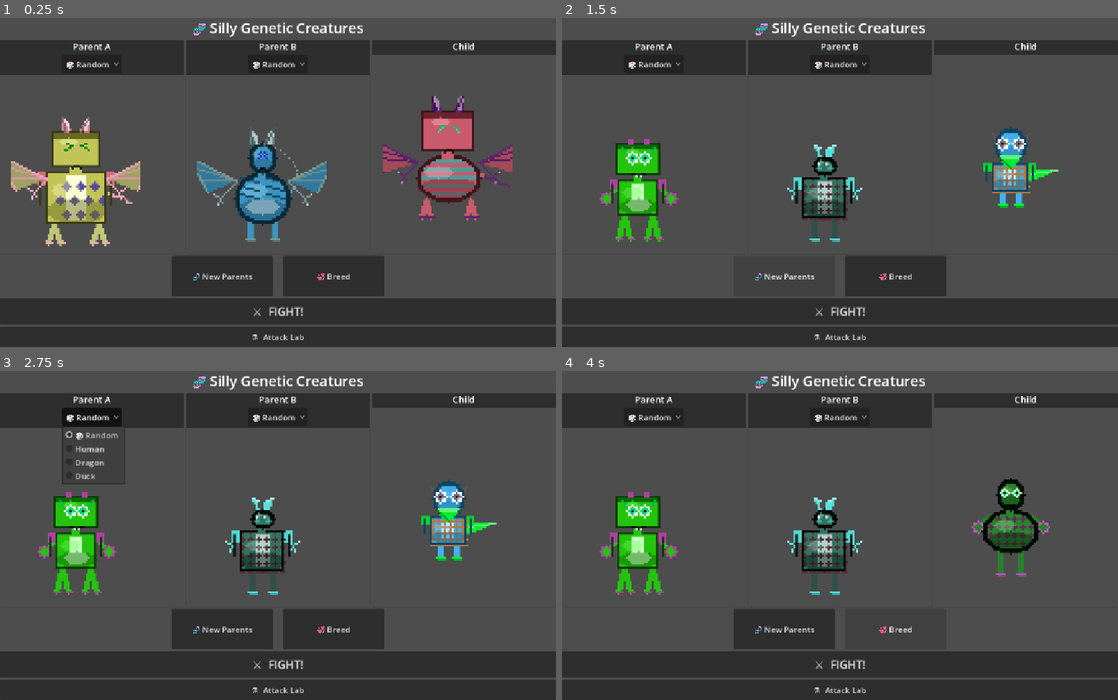
Above: before the commit, frames 1-4 (two rows, left to right).
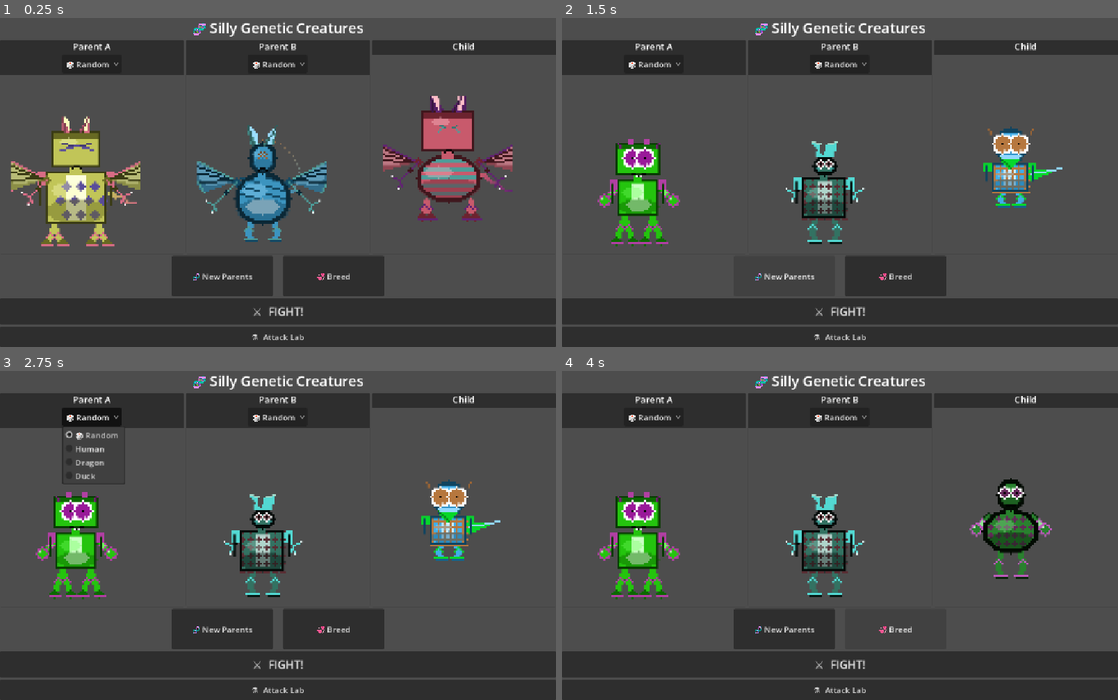
Above: after the commit, the same moments.

Repository: briday1/freak-game
Game: Godot game, scene res://scenes/main.tscn
Same seed, same stepped clock (60 frames per second), same inputs: the game is played once before the commit and once after it.
Inputs:
- Up to frame 1 (0.25 s): no input
- Up to frame 2 (1.5 s): click "🧬 New Parents" at 0.5 s; click "🧬 New Parents" at 1.25 s
- Up to frame 3 (2.75 s): click "🎲 Random" at 2 s
- Up to frame 4 (4 s): click "🎲 Random" at 2.75 s; click "💞 Breed" at 3.5 s

The runs differ from the first frame. In frame 1, 3.4% of the frame differs, in the area x 1-93%, y 23-70%; in frame 2, 1.8%; in frame 3, 1.8%; in frame 4, 1.6%.

Commit message:
Vivid colors and bigger shapes: all traits use PC.palette(), joint spheres, expanded size ranges

Diff:
--- a/scripts/traits/arms_trait.gd
+++ b/scripts/traits/arms_trait.gd
@@ -15,32 +15,35 @@
 	var bh: int  = bsz.y
 	var cx: int  = 32
 	var cy: int  = 40
-	var al_px: int = int(remap(genome["arm_length"] as float, 20.0, 70.0, 4.0, 12.0))
+	var al_px: int = int(remap(genome["arm_length"] as float, 20.0, 70.0, 4.0, 16.0))
 	var arm_y: int = cy - bh + bh / 3
-	var col: Color    = genome["body_color"]
-	var accent: Color = genome["accent_color"]
-	var claws: bool   = genome.get("has_claws", false)
+	var pal := PC.palette(genome)
+	var claws: bool = genome.get("has_claws", false)
 
 	for side: int in [-1, 1]:
-		var ax: int = cx + side * bw
-		var ex: int = ax + side * al_px
-		var ey: int = arm_y + al_px
+		var ax: int    = cx + side * bw
+		var ex: int    = ax + side * al_px
+		var ey: int    = arm_y + al_px
+		var mid_x: int = ax + side * al_px / 2
+		var mid_y: int = arm_y + al_px / 2
 
 		if claws:
-			# CLAW ARM: thin line + 3-prong claw tips
-			PC.line(img, ax, arm_y, ex, ey, accent)
-			# Forward prong
-			PC.line(img, ex, ey, ex + side * 3, ey - 2, accent)
-			# Middle prong (straight down)
-			PC.line(img, ex, ey, ex + side,     ey + 3, accent)
-			# Back prong
-			PC.line(img, ex, ey, ex - side,     ey + 2, accent)
-			# Lightened claw tips
-			PC.blend(img, ex + side * 3, ey - 2, accent.lightened(0.5))
-			PC.blend(img, ex + side,     ey + 3, accent.lightened(0.5))
+			# CLAW ARM: thin line + shoulder dot + 3-prong claw tips
+			PC.fill_circle(img, ax, arm_y, 2, pal["shadow"])
+			PC.line(img, ax, arm_y, ex, ey, pal["accent"])
+			PC.fill_circle(img, mid_x, mid_y, 1, pal["outline"])
+			PC.line(img, ex, ey, ex + side * 4, ey - 2, pal["accent"])
+			PC.line(img, ex, ey, ex + side,     ey + 4, pal["accent"])
+			PC.line(img, ex, ey, ex - side,     ey + 3, pal["accent"])
+			PC.blend(img, ex + side * 4, ey - 2, pal["shine"])
+			PC.blend(img, ex + side,     ey + 4, pal["shine"])
 		else:
-			# ROUNDED ARM: thick line + blob hand
-			PC.line(img, ax, arm_y, ex, ey, col, 1)
-			# Blob hand: outer circle in accent, inner in body color
-			PC.fill_circle(img, ex, ey, 3, accent)
-			PC.fill_circle(img, ex, ey, 2, col)
+			# ROUNDED ARM: thick line + shoulder + elbow joint + blob hand
+			PC.fill_circle(img, ax, arm_y, 2, pal["shadow"])
+			PC.line(img, ax, arm_y, ex, ey, pal["body"], 1)
+			PC.fill_circle(img, mid_x, mid_y, 2, pal["accent"])
+			PC.fill_circle(img, mid_x, mid_y, 1, pal["highlight"])
+			PC.fill_circle(img, ex, ey, 3, pal["accent"])
+			PC.fill_circle(img, ex, ey, 2, pal["body"])
+			var sh: Color = pal["shine"]; sh.a = 0.7
+			PC.blend(img, ex - 1, ey - 1, sh)
--- a/scripts/traits/eyes_trait.gd
+++ b/scripts/traits/eyes_trait.gd
@@ -15,8 +15,9 @@
 	var hc: Vector2i = HeadTrait.head_center(genome)
 	var r: int       = HeadTrait.head_radius(genome)
 	var esp: int     = int(remap(genome["eye_spacing"] as float, 5.0, 30.0, 1.0, 5.0))
-	var esz: int     = int(remap(genome["eye_size"]    as float, 3.0, 15.0, 1.0, 3.0))
-	var col: Color   = genome["eye_color"]
+	var esz: int     = int(remap(genome["eye_size"]    as float, 3.0, 15.0, 1.0, 5.0))
+	var pal := PC.palette(genome)
+	var col: Color   = pal["spot"]
 	var goofy: float = genome.get("goofiness", 0.0) as float
 	var eye_y: int   = hc.y - 1
 
--- a/scripts/traits/horns_trait.gd
+++ b/scripts/traits/horns_trait.gd
@@ -15,9 +15,10 @@
 	var hc := HeadTrait.head_center(genome)
 	var hr: int      = HeadTrait.head_radius(genome)
 	var hs: float    = genome["head_size"] as float
-	var horn_h: int  = int(remap(genome["horn_size"] as float, 8.0, 40.0, 3.0, 10.0))
-	var col: Color    = genome["accent_color"]
-	var hi: Color     = col.lightened(0.45)
+	var horn_h: int  = int(remap(genome["horn_size"] as float, 8.0, 40.0, 3.0, 13.0))
+	var pal := PC.palette(genome)
+	var col: Color = pal["accent"]
+	var hi: Color  = pal["highlight"]
 
 	for side: int in [-1, 1]:
 		# Horn base sits on top of the head, inset slightly
--- a/scripts/traits/legs_trait.gd
+++ b/scripts/traits/legs_trait.gd
@@ -16,38 +16,42 @@
 	var bh: int  = bsz.y
 	var cx: int  = 32
 	var cy: int  = 40
-	var ll_px: int  = int(remap(genome["leg_length"] as float, 20.0, 80.0, 6.0, 15.0))
+	var ll_px: int  = int(remap(genome["leg_length"] as float, 20.0, 80.0, 5.0, 18.0))
 	var base_y: int = cy + bh
-	var col: Color    = genome["body_color"]
-	var accent: Color = genome["accent_color"]
-	var quad: bool    = genome.get("extra_legs", false)
+	var pal := PC.palette(genome)
+	var quad: bool = genome.get("extra_legs", false)
 
 	if quad:
-		# QUADRUPED: 4 legs at body corners, front lean forward, back lean back
+		# QUADRUPED: 4 legs at body corners, knee joints, paws
 		var o: int = maxi(2, bw * 3 / 4)
-		var pairs: Array = [
-			[-o, -1],   # front-left
-			[o,  -1],   # front-right (lean side * -1 = outward)
-			[-o,  1],   # back-left
-			[o,   1],   # back-right
-		]
+		var pairs: Array = [[-o, -1], [o, -1], [-o, 1], [o, 1]]
 		for pair: Array in pairs:
 			var ox: int   = pair[0]
 			var lean: int = pair[1]
 			var lx: int   = cx + ox
-			# Lean: front legs lean forward (negative x), back legs lean backward
 			var ey: int   = mini(base_y + ll_px, PC.CANVAS_SIZE - 2)
 			var ex: int   = lx - lean * (ll_px / 3)
-			PC.line(img, lx, base_y, ex, ey, col, 1)
-			# Paw: 3px horizontal line
-			PC.line(img, ex - 1, ey, ex + 2, ey, accent)
+			var ky: int   = base_y + ll_px / 2
+			var kx: int   = lx - lean * (ll_px / 6)
+			PC.line(img, lx, base_y, kx, ky, pal["body"], 1)
+			PC.fill_circle(img, kx, ky, 2, pal["accent"])
+			PC.fill_circle(img, kx, ky, 1, pal["highlight"])
+			PC.line(img, kx, ky, ex, ey, pal["body"], 1)
+			# Paw
+			PC.fill_circle(img, ex, ey, 2, pal["shadow"])
+			PC.line(img, ex - 2, ey + 1, ex + 3, ey + 1, pal["accent"])
 	else:
-		# BIPEDAL: 2 thick legs with T-shaped feet
+		# BIPEDAL: 2 thick legs, knee joint, T-shaped feet
 		var o: int = maxi(2, bw / 2)
 		for side: int in [-1, 1]:
 			var lx: int = cx + side * o
 			var ey: int = mini(base_y + ll_px, PC.CANVAS_SIZE - 2)
-			PC.line(img, lx, base_y, lx, ey, col, 1)
-			# T-shaped foot: horizontal bar + shadow
-			PC.line(img, lx - 2, ey, lx + 2, ey, accent)
-			PC.line(img, lx - 1, ey + 1, lx + 2, ey + 1, accent.darkened(0.25))
+			var ky: int = base_y + ll_px / 2
+			var kx: int = lx + side * 1
+			PC.line(img, lx, base_y, kx, ky, pal["body"], 1)
+			PC.fill_circle(img, kx, ky, 2, pal["accent"])
+			PC.fill_circle(img, kx, ky, 1, pal["highlight"])
+			PC.line(img, kx, ky, lx, ey, pal["body"], 1)
+			# T-foot
+			PC.line(img, lx - 3, ey, lx + 3, ey, pal["accent"])
+			PC.line(img, lx - 2, ey + 1, lx + 3, ey + 1, pal["shadow"])
--- a/scripts/traits/mouth_trait.gd
+++ b/scripts/traits/mouth_trait.gd
@@ -24,8 +24,9 @@
 		var bh_px: int = int(remap(bill, 2.0, 20.0, 3.0, 7.0))
 		var bw_px: int = int(remap(bill, 2.0, 20.0, 3.0, 6.0))
 		var skew: int  = int(genome.get("bill_tip_offset", 0.0) as float)
-		var acc: Color = genome["accent_color"]
-		var yel: Color = acc.lightened(0.35)
+		var pal2 := PC.palette(genome)
+		var acc: Color = pal2["accent"]
+		var yel: Color = pal2["highlight"]
 		# Upper mandible
 		PC.fill_polygon(img, [
 			Vector2(hc.x - bw_px, mouth_y - 1),
--- a/scripts/traits/tail_trait.gd
+++ b/scripts/traits/tail_trait.gd
@@ -18,10 +18,9 @@
 	var bh: int  = bsz.y
 	var cx: int  = 32
 	var cy: int  = 40
-	var tl_px: int = int(remap(genome["tail_length"] as float, 20.0, 80.0, 8.0, 18.0))
+	var tl_px: int = int(remap(genome["tail_length"] as float, 20.0, 80.0, 6.0, 22.0))
 	var curl: float = genome["tail_curl"] as float
-	var col: Color    = genome["body_color"]
-	var accent: Color = genome["accent_color"]
+	var pal := PC.palette(genome)
 
 	# Attach at right side of body, mid-height
 	var ax: int = cx + bw
@@ -35,11 +34,11 @@
 			Vector2(ax,     ay - 3),
 			Vector2(ax,     ay + 3),
 			Vector2(tip_x,  tip_y),
-		], accent)
-		PC.line(img, ax, ay - 1, tip_x, tip_y, accent.lightened(0.4))
+		], pal["accent"])
+		PC.line(img, ax, ay - 1, tip_x, tip_y, pal["highlight"])
 
 	elif curl < 0.7:
-		# WAVY: S-curve oscillating angle
+		# WAVY: S-curve oscillating, 2px thick at base
 		var px: float = float(ax)
 		var py: float = float(ay)
 		var angle: float = 0.0
@@ -47,20 +46,20 @@
 		for i: int in range(tl_px):
 			var nx := px + cos(angle)
 			var ny := py - sin(angle) * 0.7
-			var c: Color = col if i < 4 else accent
+			var t: float = float(i) / float(tl_px)
+			var c: Color = pal["body"].lerp(pal["accent"], t)
 			PC.blend(img, int(nx), int(ny), c)
-			# Thicker at base
-			if i < 5:
+			if i < 6:
 				PC.blend(img, int(nx), int(ny) + 1, c)
+				PC.blend(img, int(nx) + 1, int(ny), c)
 			px = nx
 			py = ny
-			# Oscillate direction every few steps
 			if i % (maxi(2, tl_px / 4)) == 0:
 				sign = -sign
 			angle += sign * 0.28
 
 	else:
-		# LOOPED: outward spiral
+		# LOOPED: outward spiral with gradient
 		var px: float  = float(ax)
 		var py: float  = float(ay)
 		var angle: float = 0.0
@@ -68,10 +67,12 @@
 		for i: int in range(tl_px):
 			var nx := px + cos(angle) * radius / float(tl_px) * 3.0
 			var ny := py - sin(angle) * radius / float(tl_px) * 3.0
-			var c: Color = col if i < 4 else accent
+			var t: float = float(i) / float(tl_px)
+			var c: Color = pal["body"].lerp(pal["spot"], t)
 			PC.blend(img, int(nx), int(ny), c)
-			if i < 4:
+			if i < 5:
 				PC.blend(img, int(nx), int(ny) + 1, c)
+				PC.blend(img, int(nx) + 1, int(ny), c)
 			px = nx
 			py = ny
 			angle += PI / float(maxi(3, tl_px))
--- a/scripts/traits/wings_trait.gd
+++ b/scripts/traits/wings_trait.gd
@@ -19,46 +19,51 @@
 	var cx: int  = 32
 	var cy: int  = 40
 	# Much bigger span — 13–26 px from body edge
-	var span: int     = int(remap(genome["wing_span"] as float, 0.7, 1.5, 13.0, 26.0))
+	var span: int     = int(remap(genome["wing_span"] as float, 0.7, 1.5, 10.0, 30.0))
 	var attach_y: int = cy - bh + 3
-	var col: Color    = genome["body_color"]
-	var edge: Color   = genome["accent_color"]
+	var pal := PC.palette(genome)
 	var feathers: bool = genome.get("wing_feathers", false)
 
 	for side: int in [-1, 1]:
 		var ax: int    = cx + side * bw
 		var tip_x: int = cx + side * (bw + span)
 		var tip_y: int = attach_y - span / 2
-		# Lower wing curve point
 		var lo_x: int  = cx + side * (bw + span * 3 / 5)
 		var lo_y: int  = attach_y + bh / 2
 
 		if feathers:
-			# FEATHERED: radiating fan of pixel lines (bird-like)
-			var fan_count: int = 6
+			# FEATHERED: gradient fan from body→spot color + shoulder hub
+			var fan_count: int = 8
 			for fi: int in range(fan_count):
 				var t: float  = float(fi) / float(fan_count - 1)
 				var fex: int  = int(lerp(float(tip_x), float(lo_x), t))
 				var fey: int  = int(lerp(float(tip_y), float(lo_y), t))
-				var fc: Color = col.lerp(edge, t * 0.45)
+				var fc: Color = pal["body"].lerp(pal["spot"], t)
 				PC.line(img, ax, attach_y, fex, fey, fc)
-			# Shoulder hub
-			PC.fill_circle(img, ax, attach_y, 3, edge)
-			PC.fill_circle(img, ax, attach_y, 2, col)
+			PC.fill_circle(img, ax, attach_y, 3, pal["shadow"])
+			PC.fill_circle(img, ax, attach_y, 2, pal["accent"])
+			var wsh: Color = pal["shine"]; wsh.a = 0.75
+			PC.blend(img, ax, attach_y - 1, wsh)
 		else:
-			# MEMBRANE: bat-like filled polygon with ribs
+			# MEMBRANE: bat wing with translucent fill + inner highlight + ribs
+			var wing_c: Color = pal["body"]; wing_c.a = 0.85
 			var pts: Array = [
 				Vector2(ax,    attach_y),
 				Vector2(tip_x, tip_y),
 				Vector2(lo_x,  lo_y),
 			]
-			PC.fill_polygon(img, pts, col.darkened(0.18))
-			# Membrane ribs
-			for ri: int in range(1, 3):
-				var rt: float = float(ri) / 3.0
+			PC.fill_polygon(img, pts, wing_c.darkened(0.22))
+			var inner_hi: Color = pal["highlight"]; inner_hi.a = 0.40
+			var pts2: Array = [
+				Vector2(ax,               attach_y),
+				Vector2(tip_x - side * 4, tip_y + 4),
+				Vector2(lo_x  - side * 2, lo_y - 3),
+			]
+			PC.fill_polygon(img, pts2, inner_hi)
+			for ri: int in range(1, 4):
+				var rt: float = float(ri) / 4.0
 				var rx: int   = int(lerp(float(tip_x), float(lo_x), rt))
 				var ry: int   = int(lerp(float(tip_y), float(lo_y), rt))
-				PC.line(img, ax, attach_y, rx, ry, edge.darkened(0.1))
-			# Wing outline
-			PC.line(img, ax, attach_y, tip_x, tip_y, edge)
-			PC.line(img, tip_x, tip_y, lo_x, lo_y, edge)
+				PC.line(img, ax, attach_y, rx, ry, pal["outline"])
+			PC.line(img, ax, attach_y, tip_x, tip_y, pal["accent"])
+			PC.line(img, tip_x, tip_y, lo_x, lo_y, pal["accent"])
